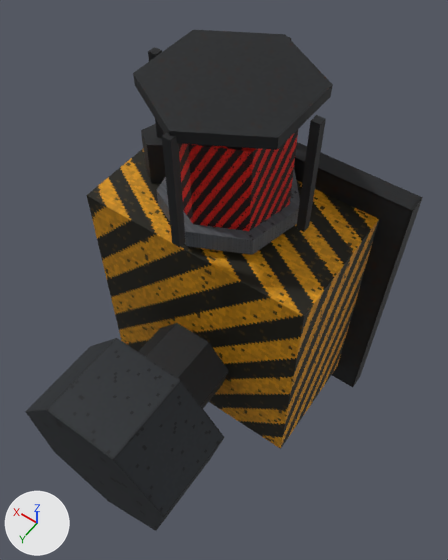
Before and after pictures for a commit that changed the glTF model web/public/models/alarm_siren.glb.
Both versions are drawn from a 50 mm camera at (-0.176, 0.201, 0.531) aimed at (-0.011, -0.03, 0.168). Every picture has the same lights, and +X, +Y and +Z are marked at lower left. The first picture is the older version.

Objects in the first picture: 'alarm_siren'.
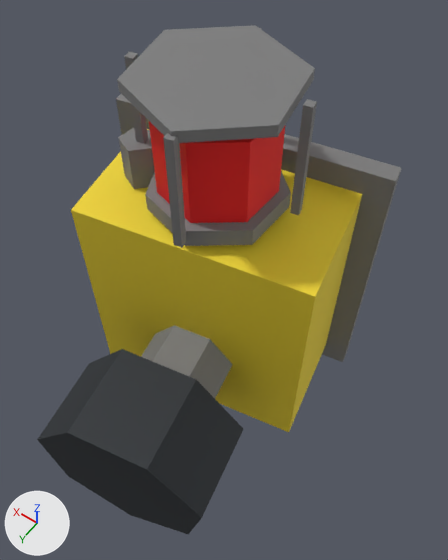
Where the change shows, as pixel boxes (x1, y1, x2, y2) in the pictures (448 x 560 px):
```json
{"object": "alarm_siren", "change": "surface changed, turned", "before": [26, 30, 423, 531], "after": [37, 25, 401, 534], "on screen": "lighter"}
```

Edits to the scene script, one JSON object a line:
```json
{"op": "remove", "block": "mat_mat_psx_industrial_hazard_casing_w40", "code": "n2 = _N.new('ShaderNodeMix'); n2.name = 'Mix'"}
{"op": "remove", "block": "mat_mat_psx_industrial_hazard_casing_w40", "code": "n2.data_type = 'RGBA'"}
{"op": "remove", "block": "mat_mat_psx_industrial_hazard_casing_w40", "code": "n2.blend_type = 'MULTIPLY'"}
{"op": "remove", "block": "mat_mat_psx_industrial_hazard_casing_w40", "code": "n2.inputs[0].default_value = 1.0  # 'Factor'"}
{"op": "remove", "block": "mat_mat_psx_industrial_hazard_casing_w40", "code": "n4 = _N.new('ShaderNodeTexImage'); n4.name = 'Image Texture'"}
{"op": "remove", "block": "mat_mat_psx_industrial_hazard_casing_w40", "code": "n4.image = img_ps1_atlas_w40_s42"}
{"op": "remove", "block": "mat_mat_psx_industrial_hazard_casing_w40", "code": "n4.interpolation = 'Closest'"}
{"block": "mat_mat_psx_industrial_hazard_casing_w40", "where": "n0 = _N.new('ShaderNodeBsdfPrincipled'); n0.name = 'Principled BSDF'"}
{"block": "mat_mat_psx_industrial_hazard_casing_w40", "where": "n3 = _N.new('ShaderNodeVertexColor'); n3.name = 'Color Attribute'"}
{"op": "remove", "block": "mat_mat_psx_industrial_hazard_casing_w40", "code": "_L.new(n2.outputs[2], n0.inputs[0])  # 'Result' to 'Base Color'"}
{"op": "remove", "block": "mat_mat_psx_industrial_hazard_casing_w40", "code": "_L.new(n3.outputs[0], n2.inputs[7])  # 'Color' to 'B'"}
{"op": "remove", "block": "mat_mat_psx_industrial_hazard_casing_w40", "code": "_L.new(n4.outputs[0], n2.inputs[6])  # 'Color' to 'A'"}
{"op": "add", "block": "mat_mat_psx_industrial_hazard_casing_w40", "code": "_L.new(n3.outputs[0], n0.inputs[0])  # 'Color' to 'Base Color'"}
{"op": "set", "path": "ob_alarm_siren.rotation_euler", "old": "(0.0, 0.0, 0.0)", "new": "(0.0, 0.0, 0.19)", "note": "degrees (0, 0, 0) -> degrees (0, 0, 11)"}
```
